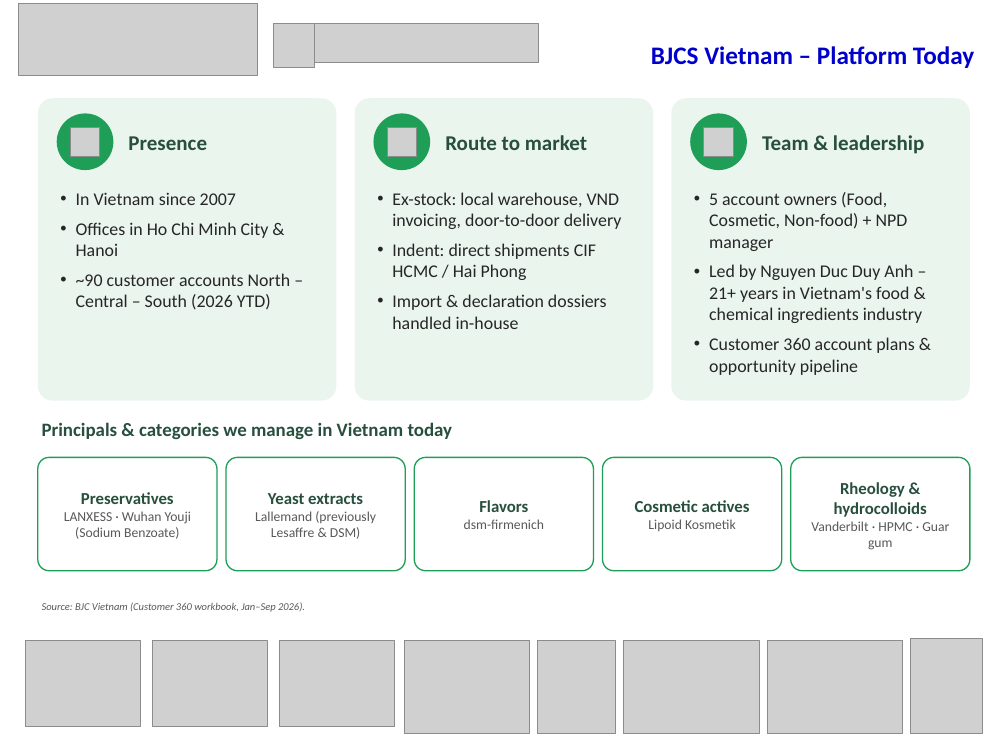
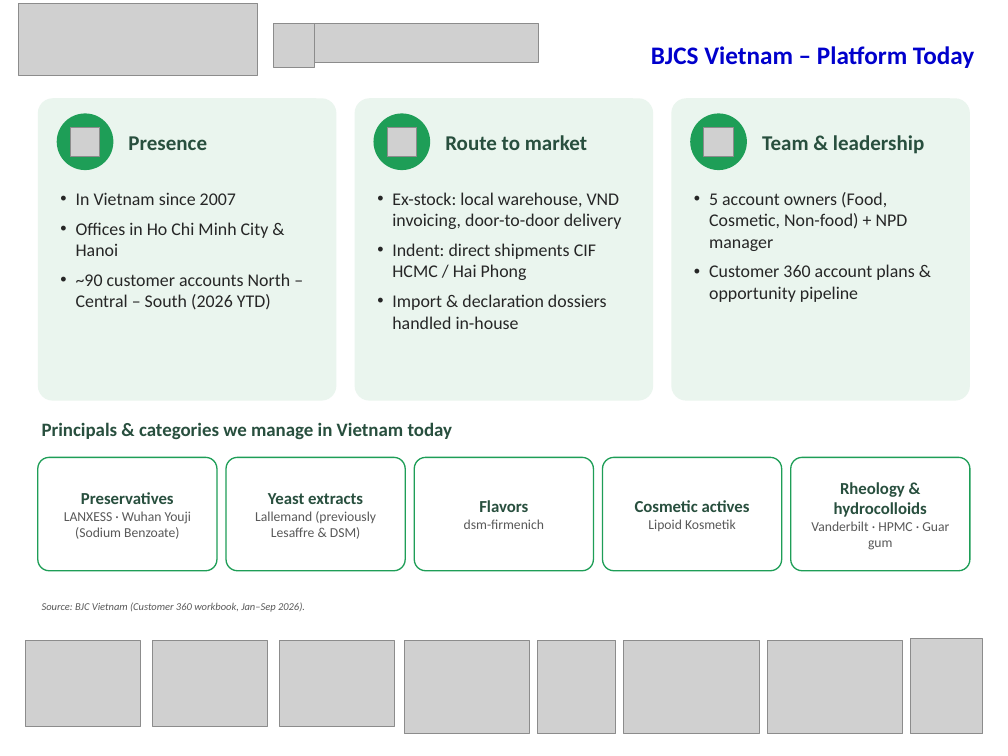
Before and after one commit to anhgemini2025-anhpob/bjc-cjbio, a slide deck: slide 6 of 151026-CJ_BIO_x_BJCS_Vietnam.pptx. Drawn at 1008x756 pixels with LibreOffice and Linux fonts; fonts in the diff are those of the drawing; grey boxes stand for pictures; background and template pictures are left out. Boxes give left, top, right and bottom in pixels: in the first picture for what was removed or moved away, otherwise in the second. Text is boxed around its words. In the diff, an @@ line names an element or a change of style, - is before the commit and + after.

```diff
--- a/151026-CJ_BIO_x_BJCS_Vietnam.pptx
+++ b/151026-CJ_BIO_x_BJCS_Vietnam.pptx
@@ text at [709, 264, 922, 323]: paragraph removed @@
-• Led by Nguyen Duc Duy Anh – 21+ years in Vietnam's food & chemical ingredients industry
```
Also in this commit, not shown: 5 other slides changed, 3 other files.
